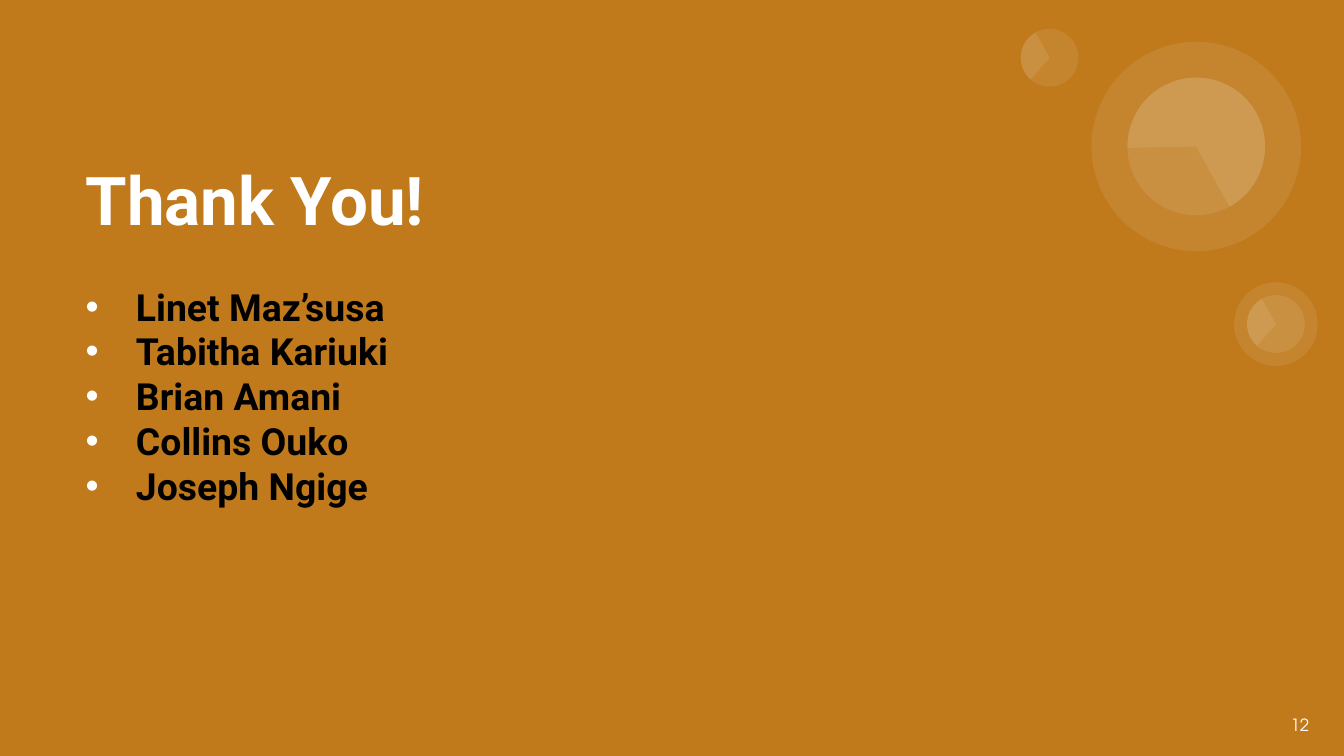
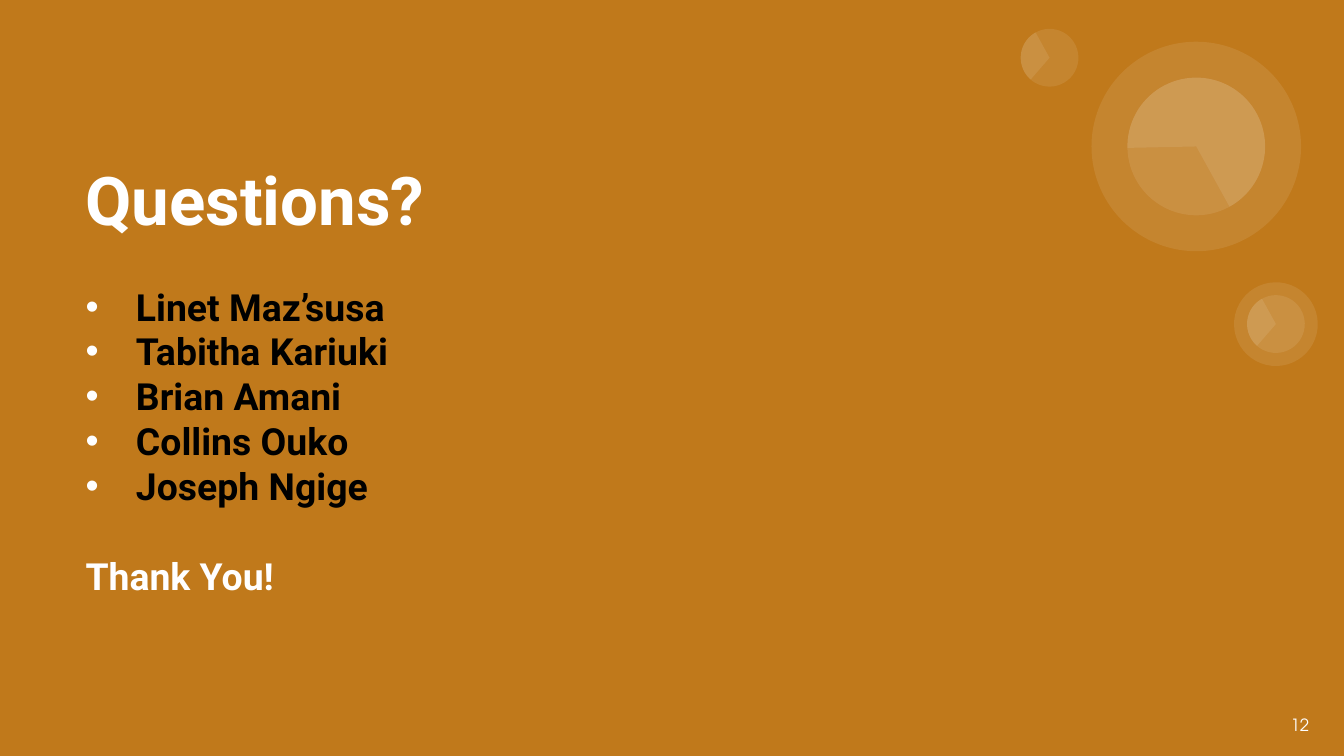
Before and after one commit to engige/king_county_modeling_project_g19, a slide deck: slide 12 of deliverables/King_County_Housing_Price_Modeling.pptx. Drawn at 1344x756 pixels with LibreOffice and Linux fonts; fonts in the diff are those of the drawing. Boxes give left, top, right and bottom in pixels: in the first picture for what was removed or moved away, otherwise in the second. Text is boxed around its words. In the diff, an @@ line names an element or a change of style, - is before the commit and + after.

```diff
--- a/deliverables/King_County_Housing_Price_Modeling.pptx
+++ b/deliverables/King_County_Housing_Price_Modeling.pptx
@@ title at (86, 175, 425, 234): text changed @@
-Thank You!
+Questions?
@@ title at (86, 562, 274, 591): paragraph added @@
+Thank You!
```
Also in this commit, not shown: 5 other slides changed, 2 other files.
